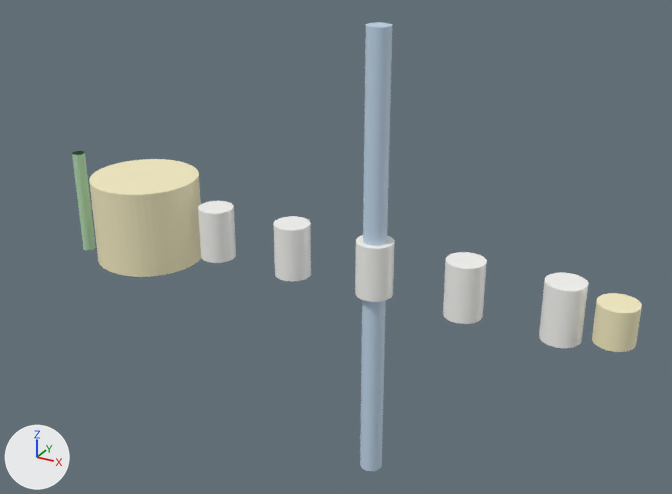
Before and after pictures for a commit that changed the glTF model assets/biology/neuron/out/neuron.glb.
The view is the same before and after, from a camera (50 mm lens) standing at (0.138, -0.1586, 0.082) and looking at (0.0484, 0.0044, 0.0005). Lighting does not change. The marker at lower left points along +X, +Y and +Z. The older version comes first. Where no turn or scale is listed for an object, it has been applied to the vertices.

The first picture shows 'neuron-axon', 'neuron-dendrite-0', 'neuron-dendrite-1', 'neuron-dendrite-2', 'neuron-myelin-0', 'neuron-myelin-1', 'neuron-myelin-2', 'neuron-myelin-3', 'neuron-myelin-4', 'neuron-soma', 'neuron-terminal'.
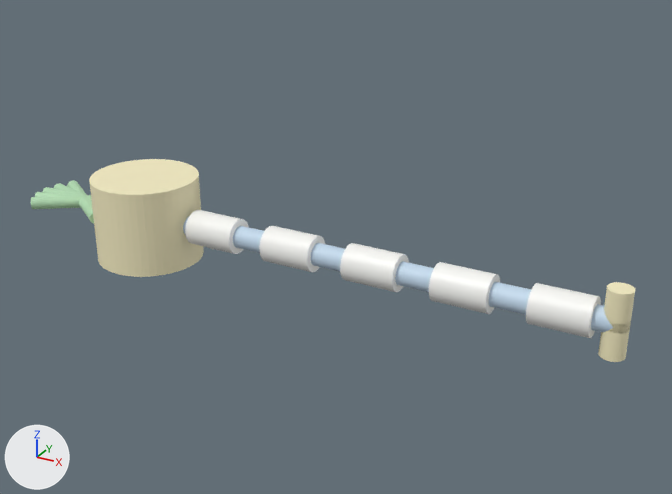
Patch to the scene script:
```diff
--- a/assets/biology/neuron/out/neuron.glb.py
+++ b/assets/biology/neuron/out/neuron.glb.py
@@ me_neuron_terminal_2 @@
+me_neuron_terminal_2.from_pydata(...)  # a 48-sided cylinder along z spanning x -0.0025..0.0025, y -0.0025..0.0025, z -0.004..0.004
+me_neuron_terminal_2.materials.append(mat_neuron_soma)  # beige #f6edc4
@@ me_neuron_dendrite_4 @@
+me_neuron_dendrite_4.from_pydata(...)  # 98 vertices, 192 faces; spans x -0.0112..0.0112, y -0.0083..0.0083, z -0.0015..0.0015
+me_neuron_dendrite_4.materials.append(mat_neuron_dendrite)  # green #b3ddb3
@@ me_neuron_dendrite_3 @@
+me_neuron_dendrite_3.from_pydata(...)  # 98 vertices, 192 faces; spans x -0.0112..0.0112, y -0.0083..0.0083, z -0.0015..0.0015
+me_neuron_dendrite_3.materials.append(mat_neuron_dendrite)  # green #b3ddb3
@@ ob_neuron_axon @@
 ob_neuron_axon.location = (0.06, 0.0, 0.0)
+ob_neuron_axon.rotation_euler = (0.0, 1.57, 0.0)  # degrees (0, 90, 0)
@@ ob_neuron_myelin_0 @@
 ob_neuron_myelin_0.location = (0.02, 0.0, 0.0)
+ob_neuron_myelin_0.rotation_euler = (0.0, 1.57, 0.0)  # degrees (0, 90, 0)
@@ ob_neuron_myelin_1 @@
 ob_neuron_myelin_1.location = (0.04, 0.0, 0.0)
+ob_neuron_myelin_1.rotation_euler = (0.0, 1.57, 0.0)  # degrees (0, 90, 0)
@@ ob_neuron_myelin_2 @@
 ob_neuron_myelin_2.location = (0.06, 0.0, 0.0)
+ob_neuron_myelin_2.rotation_euler = (0.0, 1.57, 0.0)  # degrees (0, 90, 0)
@@ ob_neuron_myelin_3 @@
 ob_neuron_myelin_3.location = (0.08, 0.0, 0.0)
+ob_neuron_myelin_3.rotation_euler = (0.0, 1.57, 0.0)  # degrees (0, 90, 0)
@@ ob_neuron_myelin_4 @@
 ob_neuron_myelin_4.location = (0.1, 0.0, 0.0)
+ob_neuron_myelin_4.rotation_euler = (0.0, 1.57, 0.0)  # degrees (0, 90, 0)
@@ ob_neuron_dendrite_0 @@
 ob_neuron_dendrite_0.location = (-0.02, 0.0, 0.0)
-ob_neuron_dendrite_0.rotation_euler = (0.0, 0.0, -2.843)  # degrees (0, 0, -163)
+ob_neuron_dendrite_0.rotation_euler = (-0.000326, 1.57, 0.3)  # degrees (0, 90, 17)
@@ ob_neuron_dendrite_1 @@
 ob_neuron_dendrite_1.location = (-0.02, 0.0, 0.0)
-ob_neuron_dendrite_1.rotation_euler = (0.0, 0.0, 3.14)  # degrees (0, 0, 180)
+ob_neuron_dendrite_1.rotation_euler = (0.0, 1.57, 0.0)  # degrees (0, 90, 0)
@@ ob_neuron_dendrite_2 @@
 ob_neuron_dendrite_2.location = (-0.02, 0.0, 0.0)
-ob_neuron_dendrite_2.rotation_euler = (0.0, 0.0, 2.84)  # degrees (0, 0, 163)
+ob_neuron_dendrite_2.rotation_euler = (0.000326, 1.57, -0.3)  # degrees (0, 90, -17)
@@ ob_neuron_terminal @@
-ob_neuron_terminal = bpy.data.objects.new('neuron-terminal', me_neuron_terminal)
-ob_neuron_terminal.location = (0.11, 0.0, 0.0)
@@ ob_neuron_terminal_2 @@
+ob_neuron_terminal_2 = bpy.data.objects.new('neuron-terminal-2', me_neuron_terminal_2)
+ob_neuron_terminal_2.location = (0.11, 0.0, -0.003)
@@ ob_neuron_terminal_1 @@
+ob_neuron_terminal_1 = bpy.data.objects.new('neuron-terminal-1', me_neuron_terminal_2.copy())
+ob_neuron_terminal_1.location = (0.11, 0.0, 0.003)
@@ ob_neuron_dendrite_4 @@
+ob_neuron_dendrite_4 = bpy.data.objects.new('neuron-dendrite-4', me_neuron_dendrite_4)
+ob_neuron_dendrite_4.location = (-0.02, 0.0, 0.0)
@@ ob_neuron_dendrite_3 @@
+ob_neuron_dendrite_3 = bpy.data.objects.new('neuron-dendrite-3', me_neuron_dendrite_3)
+ob_neuron_dendrite_3.location = (-0.02, 0.0, 0.0)
```

Pixel boxes (x1, y1, x2, y2) of what changed, in the pictures (672 x 494 px):
'neuron-axon', turned (mostly hidden afterwards): before (360, 22, 392, 471); after (183, 217, 613, 332)
'neuron-myelin-4', turned: before (539, 273, 588, 348); after (526, 283, 601, 338)
'neuron-myelin-3', turned: before (443, 252, 487, 324); after (429, 262, 500, 314)
'neuron-myelin-2', turned: before (355, 235, 394, 302); after (340, 243, 409, 292)
'neuron-myelin-1', turned: before (273, 216, 311, 282); after (259, 226, 325, 272)
'neuron-myelin-0', turned: before (198, 201, 236, 263); after (185, 210, 249, 254)
'neuron-terminal', deleted (beige): before (592, 293, 642, 352)
'neuron-terminal-1', added (beige): after (604, 282, 635, 334)
'neuron-terminal-2', added (beige): after (598, 322, 630, 362)
'neuron-dendrite-3', added (green): after (31, 195, 91, 209)
'neuron-dendrite-0', turned (mostly hidden afterwards): before (72, 151, 96, 250); after (35, 192, 91, 197)
'neuron-dendrite-2', turned: before (72, 151, 95, 250); after (54, 183, 92, 203)
'neuron-dendrite-1', turned (mostly hidden afterwards): before (73, 151, 96, 250); after (43, 187, 91, 198)
'neuron-dendrite-4', added: after (67, 180, 94, 224)
